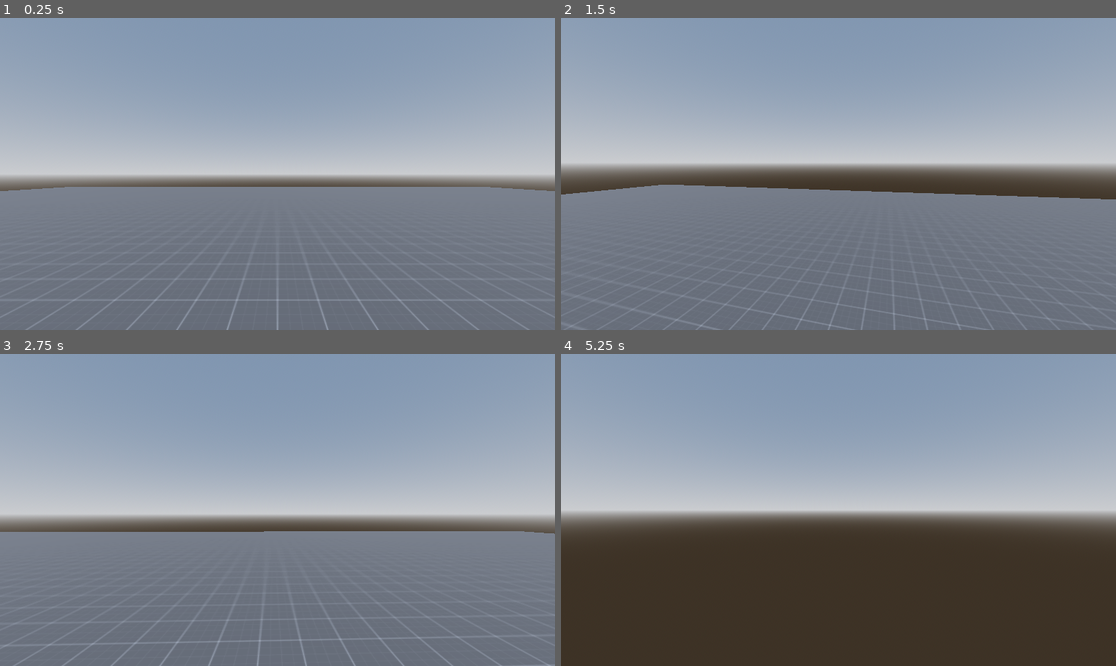
Above: before the commit, frames 1-4 (two rows, left to right).
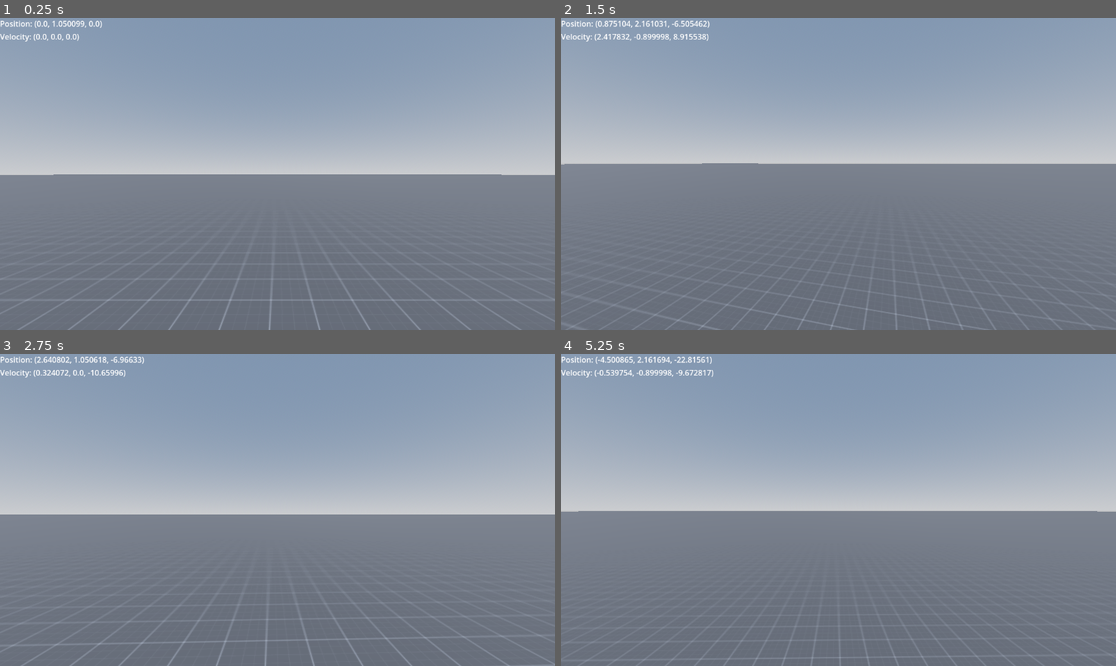
Above: after the commit, the same moments.

Repository: Supergames207/Attraction
Game: Godot game, scene res://scenes/main.tscn
Two runs of this game, one before a commit and one after it. Both use one fixed random seed, a clock stepped at 60 frames per second and the inputs below.
Inputs (mouse positions are in pixels of both pictures, inside the frame that each line leads up to):
- Up to frame 1 (0.25 s): no input
- Up to frame 2 (1.5 s): tap Enter at 0.5 s; move the mouse to (866, 174) at 0.52 s; hold W (forward) 0.53-1.28 s; tap Tab (Tab) at 0.6, 1.35 s; tap Space (jump) at 0.77 s; move the mouse to (727, 189) at 1.27 s; hold S (backward) from 1.28 s (still down)
- Up to frame 3 (2.75 s): tap Space (jump) at 1.52 s; move the mouse to (288, 503) at 2.02 s; release S (backward) at 2.03 s; hold W (forward) from 2.03 s (still down); tap Tab (Tab) at 2.1 s
- Up to frame 4 (5.25 s): move the mouse to (810, 572) at 2.77 s; tap Tab (Tab) every 0.75 s from 2.85 to 5.1 s; tap Space (jump) at 3.02, 3.77, 4.52 s; move the mouse to (877, 513) at 3.52 s; move the mouse to (672, 463) at 4.27 s; release W (forward) at 4.28 s; hold A (left) 4.28-5.03 s; move the mouse to (844, 510) at 5.02 s; hold W (forward) from 5.03 s (still down)

The runs differ from the first frame. In frame 1, 4.3% of the frame differs, in the area x 0-100%, y 0-100%; in frame 2, 8.8%; in frame 3, 5.7%; in frame 4, 49%.

Commit message:
Debug :allgood:

Diff:
--- /dev/null
+++ b/UI/Debug.gd
@@ -0,0 +1,6 @@
+extends Control
+@onready var player := owner.get_node("Player")
+
+func _process(_delta:float)->void:
+    $GridContainer/Position.text = "Position: "+str(player.global_position)
+    $GridContainer/Velocity.text = "Velocity: "+str(player.velocity)
--- a/prefabs/player/Player.gd
+++ b/prefabs/player/Player.gd
@@ -10,7 +10,7 @@
 const BOB_FREQ := 2
 const BOB_AMP := 0.08
 var bob_t := 0.
-@onready var X_rot = $X_rotation
+@onready var X_rot := $X_rotation
 
 func _ready() -> void:
 	Input.mouse_mode = Input.MOUSE_MODE_CAPTURED
@@ -28,8 +28,7 @@
 		Input.get_axis("backward", "forward"),
 	).normalized()
 
-	var rotated_direction = -direction.rotated(Vector3.UP, X_rot.rotation.y)
-	X_rot.position = Vector3(0,0.5+sin(Time.get_ticks_msec())/100,0)
+	var rotated_direction := -direction.rotated(Vector3.UP, X_rot.rotation.y)
 	velocity += SPEED * delta * rotated_direction
 	velocity *= Vector3(DRAG, 1, DRAG)
 	if not is_on_floor():
@@ -43,4 +42,5 @@
 func head_bob(time:float)->Vector3:
 	var pos := Vector3.ZERO
 	pos.y = sin(time*BOB_FREQ)*BOB_AMP
+	pos.x = cos(time*BOB_FREQ/2)*BOB_AMP
 	return pos+default_camera_pos
--- a/project.godot
+++ b/project.godot
@@ -14,6 +14,10 @@
 run/main_scene="uid://bjvipbf1mrtmi"
 config/features=PackedStringArray("4.4", "GL Compatibility")
 config/icon="res://icon.svg"
+
+[debug]
+
+gdscript/warnings/untyped_declaration=1
 
 [input]
 
--- a/scenes/main.tscn
+++ b/scenes/main.tscn
@@ -1,8 +1,9 @@
-[gd_scene load_steps=12 format=3 uid="uid://bjvipbf1mrtmi"]
+[gd_scene load_steps=13 format=3 uid="uid://bjvipbf1mrtmi"]
 
 [ext_resource type="Texture2D" uid="uid://bq7qop444l8g1" path="res://addons/kenney_prototype_textures/dark/texture_01.png" id="1_0wfyh"]
 [ext_resource type="PackedScene" uid="uid://mm4etp0hcuyr" path="res://prefabs/player/Player.tscn" id="2_sugp2"]
 [ext_resource type="Texture2D" uid="uid://dpo6m3253p7hd" path="res://addons/kenney_prototype_textures/orange/texture_01.png" id="3_sugp2"]
+[ext_resource type="Script" uid="uid://1k8xuo843c3s" path="res://UI/Debug.gd" id="4_jyhfs"]
 
 [sub_resource type="StandardMaterial3D" id="StandardMaterial3D_sugp2"]
 albedo_texture = ExtResource("1_0wfyh")
@@ -10,10 +11,10 @@
 
 [sub_resource type="PlaneMesh" id="PlaneMesh_jyhfs"]
 material = SubResource("StandardMaterial3D_sugp2")
-size = Vector2(50, 50)
+size = Vector2(1000, 1000)
 
 [sub_resource type="BoxShape3D" id="BoxShape3D_sugp2"]
-size = Vector3(50, 0.1, 50)
+size = Vector3(1000, 0.1, 50)
 
 [sub_resource type="StandardMaterial3D" id="StandardMaterial3D_tbgi4"]
 albedo_texture = ExtResource("3_sugp2")
@@ -62,3 +63,25 @@
 
 [node name="Player" parent="." instance=ExtResource("2_sugp2")]
 transform = Transform3D(1, 0, 0, 0, 1, 0, 0, 0, 1, 0, 1.04443, 0)
+
+[node name="UI" type="CanvasLayer" parent="."]
+
+[node name="Debug" type="Control" parent="UI"]
+layout_mode = 3
+anchors_preset = 0
+offset_right = 40.0
+offset_bottom = 40.0
+script = ExtResource("4_jyhfs")
+
+[node name="GridContainer" type="GridContainer" parent="UI/Debug"]
+layout_mode = 0
+offset_right = 40.0
+offset_bottom = 40.0
+
+[node name="Position" type="Label" parent="UI/Debug/GridContainer"]
+layout_mode = 2
+text = "Position: "
+
+[node name="Velocity" type="Label" parent="UI/Debug/GridContainer"]
+layout_mode = 2
+text = "Velocity:"
Not shown, added: UI/Debug.gd.uid
